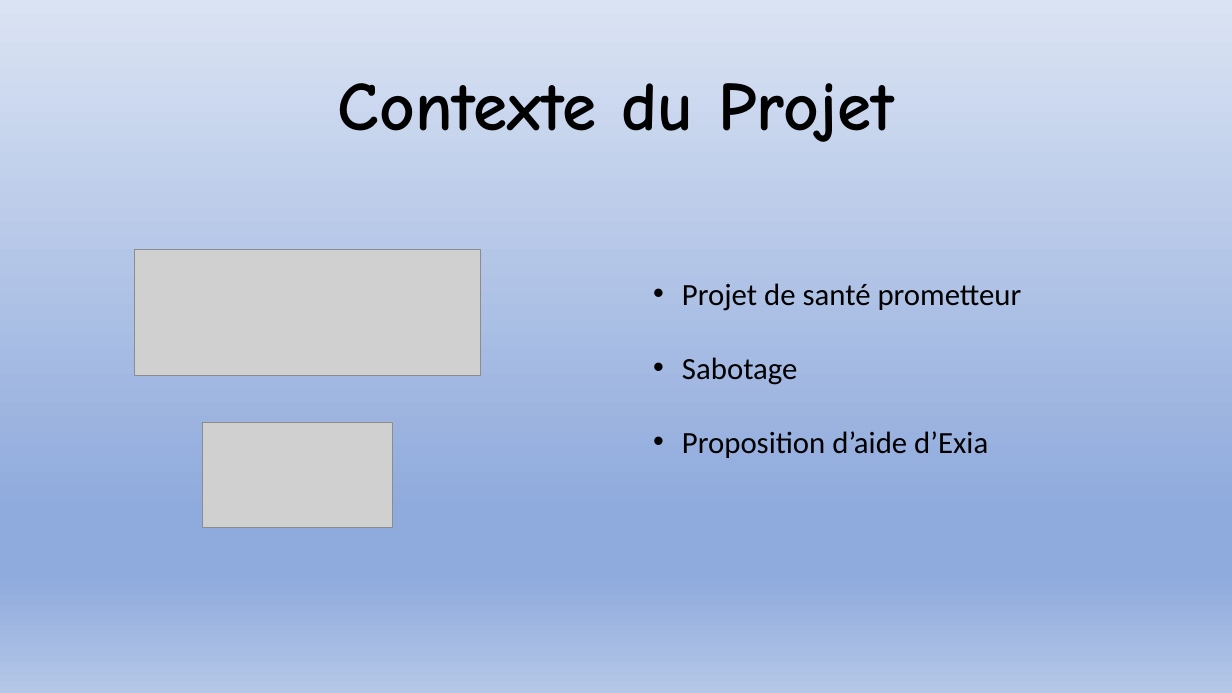
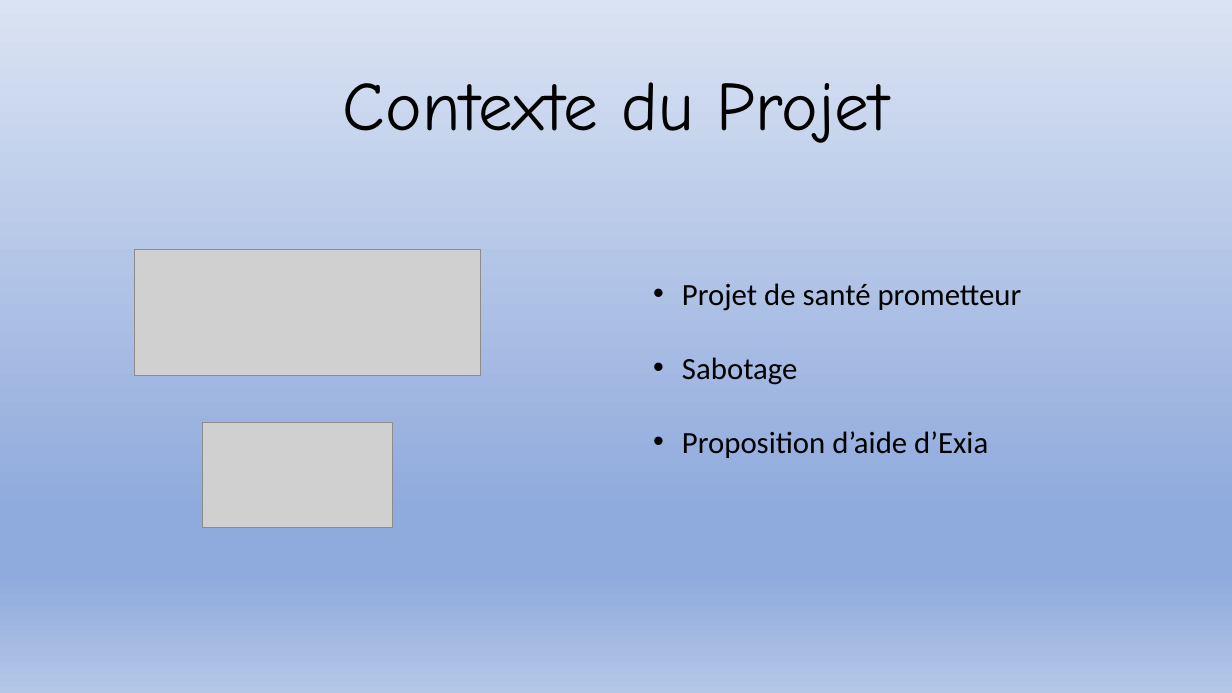
Before and after one commit to Exia-Jellyfish/UE-1-Projet-Grp7, a slide deck: slide 2 of PROJET 1 UE 1 diapositive.pptx. Drawn at 1232x693 pixels with LibreOffice and Linux fonts; fonts in the diff are those of the drawing; grey boxes stand for pictures. Boxes give left, top, right and bottom in pixels: in the first picture for what was removed or moved away, otherwise in the second. Text is boxed around its words. In the diff, an @@ line names an element or a change of style, - is before the commit and + after.

Commit message:
Changement de style

```diff
--- a/PROJET 1 UE 1 diapositive.pptx
+++ b/PROJET 1 UE 1 diapositive.pptx
@@ title "Contexte du Projet" at (x1=343, y1=82, x2=889, y2=143): bold off @@
```
Also in this commit, not shown: 9 other slides changed, 1 slide added, 1 slide removed.
